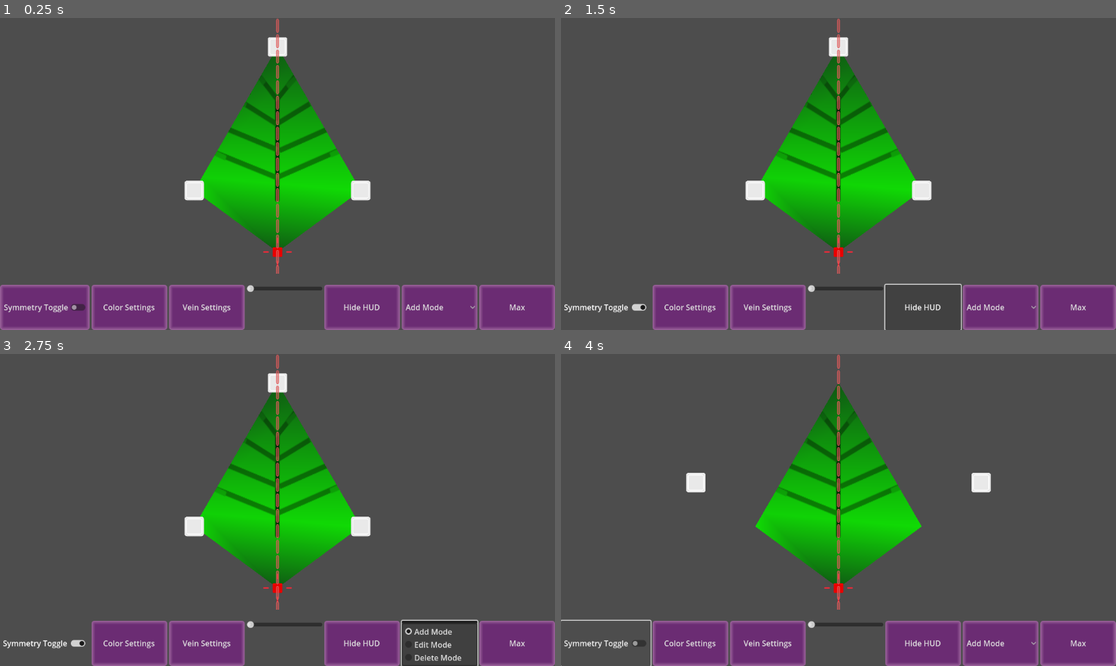
Above: before the commit, frames 1-4 (two rows, left to right).
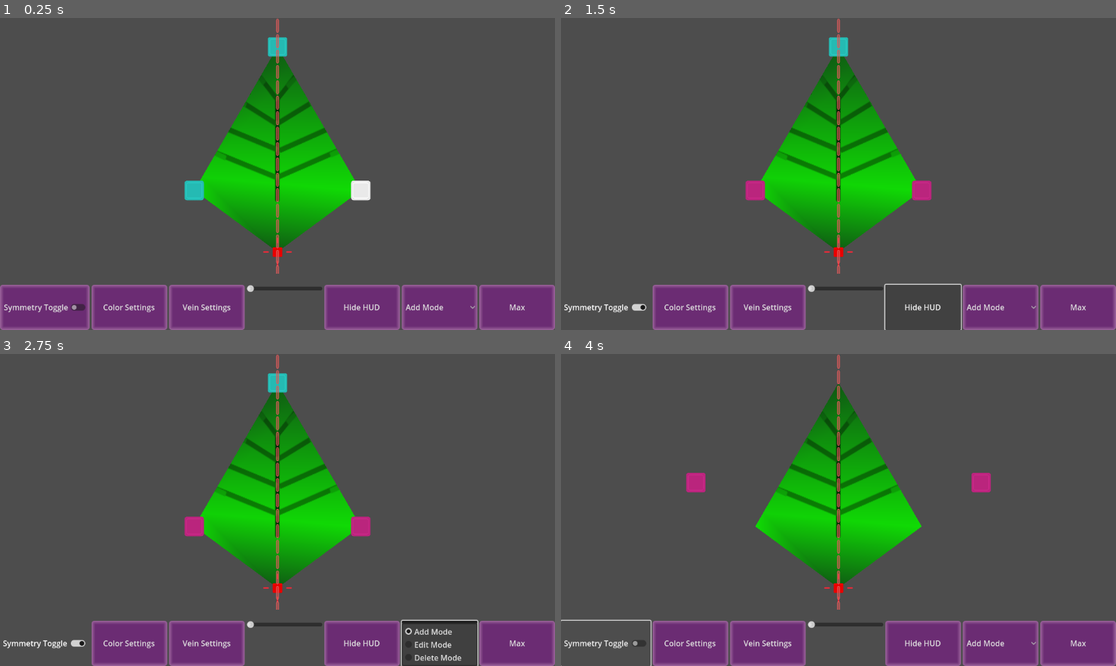
Above: after the commit, the same moments.

Repository: LettucePie/persephone
Game: Godot game, scene res://design/leafmaker.tscn
Two runs of this game, one before a commit and one after it. Both use one fixed random seed, a clock stepped at 60 frames per second and the inputs below.
Inputs:
- Up to frame 1 (0.25 s): no input
- Up to frame 2 (1.5 s): click "Symmetry Toggle" at 0.5 s; click "Hide HUD" at 1.25 s
- Up to frame 3 (2.75 s): click "Add Mode" at 2 s
- Up to frame 4 (4 s): click "Max" at 2.75 s; click "Symmetry Toggle" at 3.5 s

The runs differ from the first frame. In frame 1, 0.5% of the frame differs, in the area x 33-52%, y 6-59%; in frame 2, 0.7%, in the area x 33-67%, y 6-59%; in frame 3, 0.7%; in frame 4, 0.4%.

Commit message:
Added color visuals to test symmetry pairing

Diff:
--- a/design/leaf_point.gd
+++ b/design/leaf_point.gd
@@ -42,3 +42,7 @@
 		$Sprite2D.texture = circle_node_tex
 	else:
 		$Sprite2D.texture = square_node_tex
+
+
+func set_color(c):
+	modulate = c
--- a/design/leafmaker_canvas.gd
+++ b/design/leafmaker_canvas.gd
@@ -343,7 +343,10 @@
 	side_b.reverse()
 	if side_a.size() == side_b.size():
 		for i in side_a.size():
+			var rand_color = Color.from_hsv(randf(), 0.8, 0.8, 1.0)
 			side_a[i].associate_pair(side_b[i])
+			side_a[i].visual_node.set_color(rand_color)
+			side_b[i].visual_node.set_color(rand_color)
 	else:
 		print("ERROR Symmetry Sides are uneven... somehow")
 
